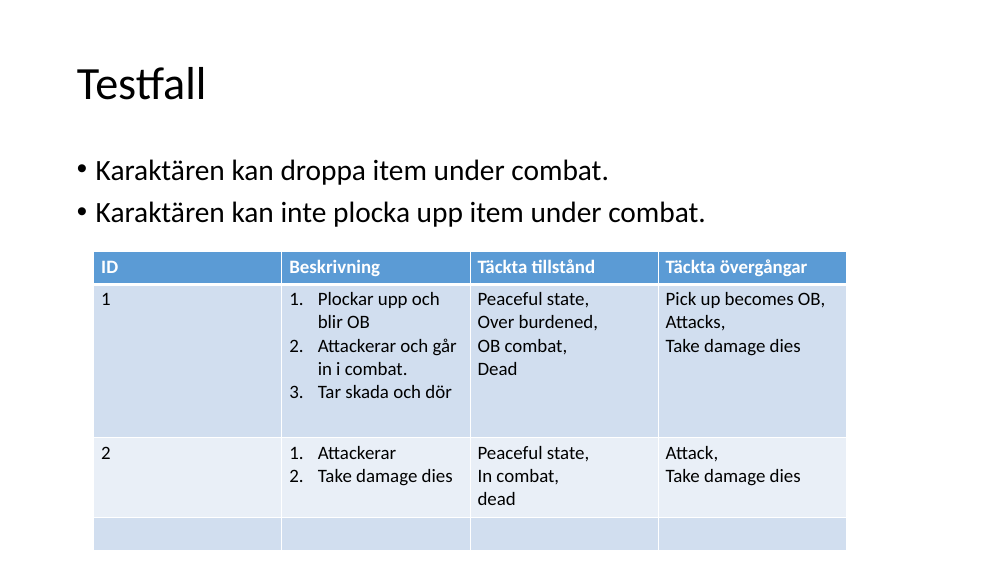
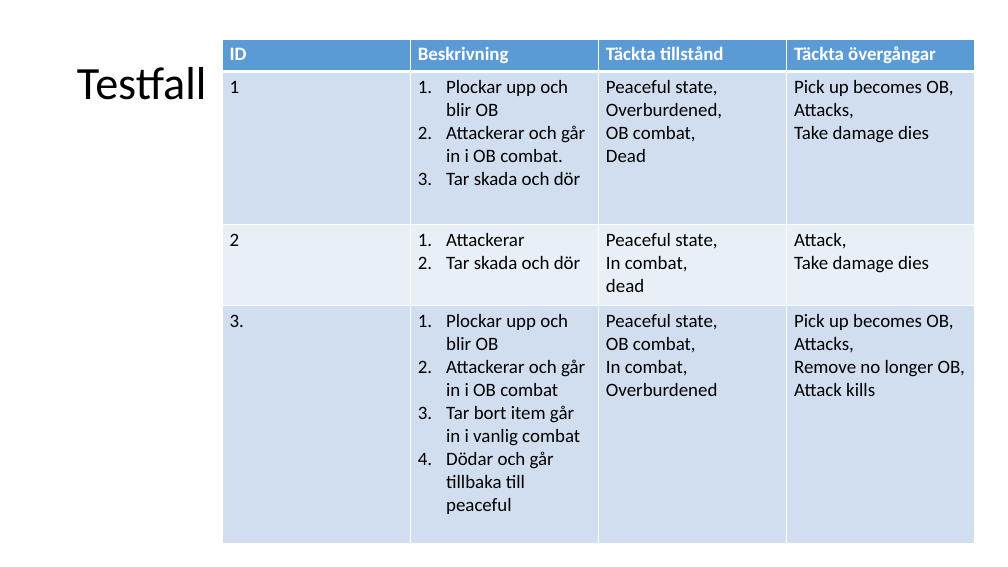
Before and after one commit to fyrtio2/projektINTE, a slide deck: slide 18 of 01 Dokumentation/slutredovisning.pptx (slide 20 before the commit). Drawn at 1008x567 pixels with LibreOffice and Linux fonts; fonts in the diff are those of the drawing. Boxes give left, top, right and bottom in pixels: in the first picture for what was removed or moved away, otherwise in the second. Text is boxed around its words. In the diff, an @@ line names an element or a change of style, - is before the commit and + after.

```diff
--- a/01 Dokumentation/slutredovisning.pptx
+++ b/01 Dokumentation/slutredovisning.pptx
@@ table at (x1=222, y1=39, x2=975, y2=540) @@
-row 2, column 2: Plockar upp och blir OB / Attackerar och går in i combat. / Tar skada och dör
+row 2, column 2: Plockar upp och blir OB / Attackerar och går in i OB combat. / Tar skada och dör
-row 2, column 3: Peaceful state, / Over burdened, / OB combat, / Dead
+row 2, column 3: Peaceful state, / Overburdened, / OB combat, / Dead
-row 3, column 2: Attackerar / Take damage dies
+row 3, column 2: Attackerar / Tar skada och dör
-row 4:  |  |  | 
+row 4: 3. | Plockar upp och blir OB / Attackerar och går in i OB combat / Tar bort item går in i vanlig combat / Dödar och går tillbaka till peaceful | Peaceful state, / OB combat, / In combat, / Overburdened | Pick up becomes OB, / Attacks, / Remove no longer OB, / Attack kills
@@ table resized from (x1=94, y1=252, x2=847, y2=551) to (x1=222, y1=39, x2=975, y2=540) @@
@@ text removed at (x1=96, y1=159, x2=706, y2=227) @@
-• Karaktären kan droppa item under combat.
-• Karaktären kan inte plocka upp item under combat.
```
Also in this commit, not shown: 6 other slides changed, 4 slides added, 6 slides removed, 2 other files.
